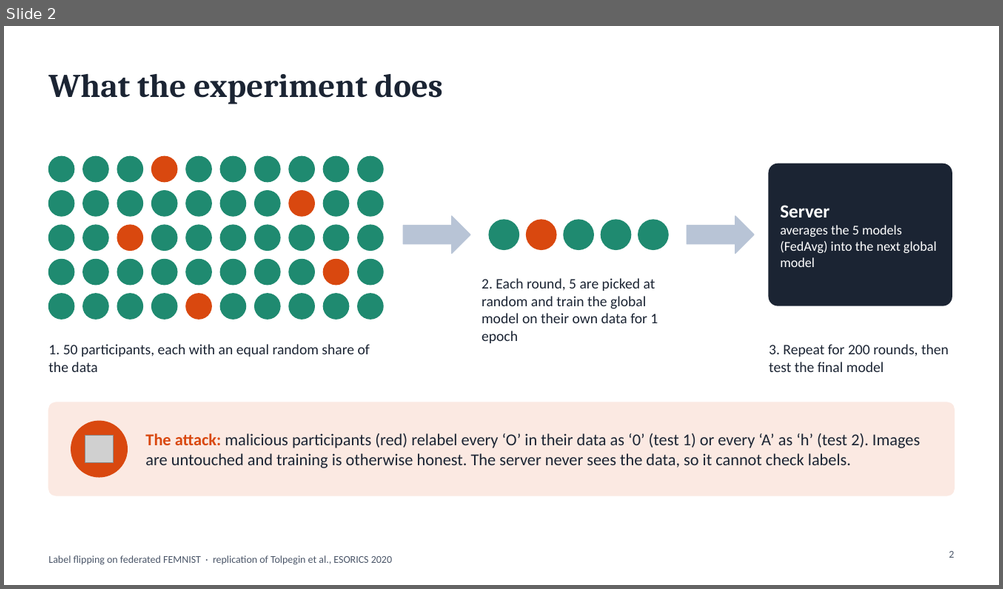
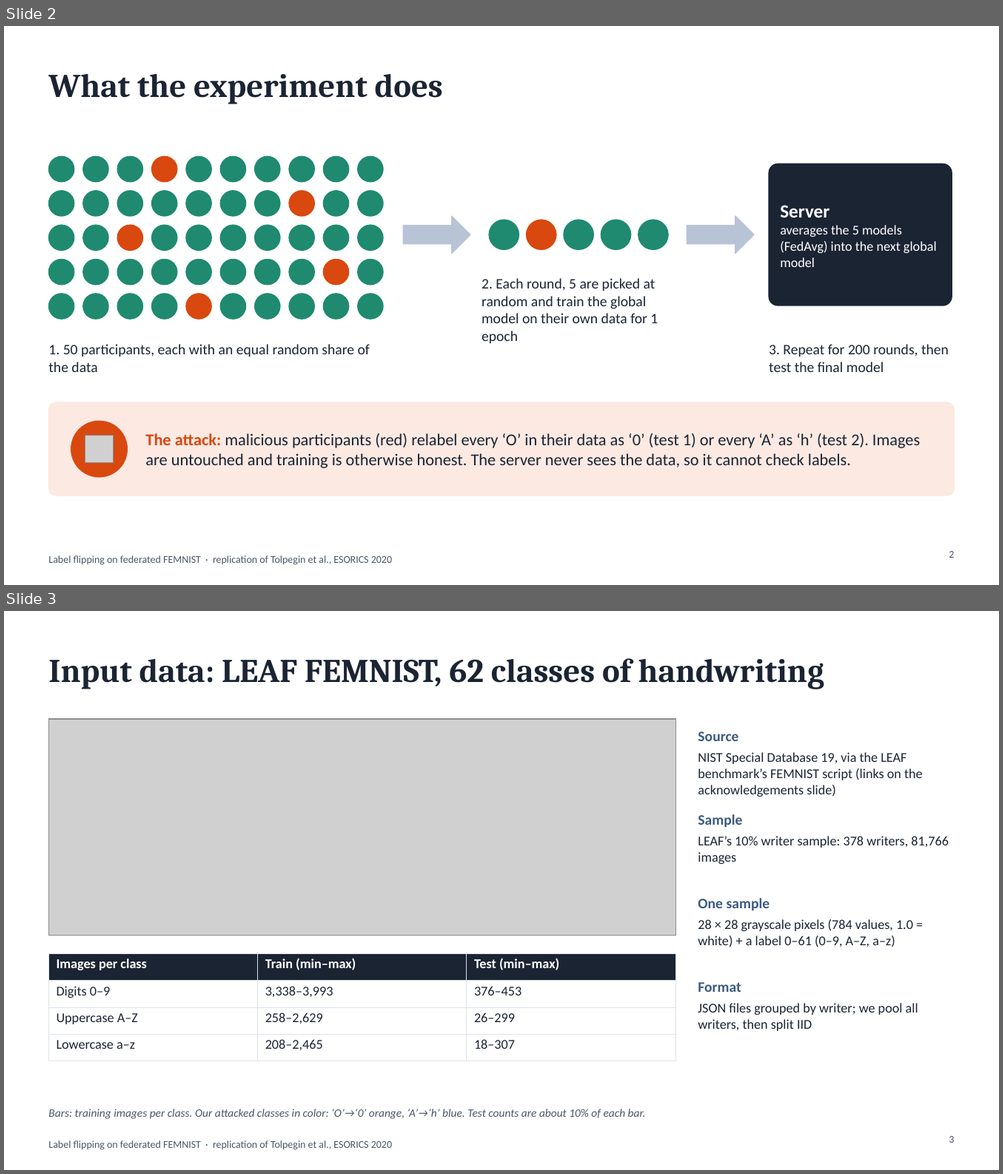
Before and after one commit to wetthamm/FederatedLearning, a slide deck: writeup/FEMNIST_label_flipping.pptx. Shown one above the other, each under a label of ours: slide 2 before the commit, slides 2 and 3 after it. The pictures are 1003x589 and 1003x1174 pixels, drawn with LibreOffice and Linux fonts; fonts in the diff are those of the drawing; grey boxes stand for pictures. Boxes give left, top, right and bottom in pixels: in the first picture for what was removed or moved away, otherwise in the second. Text is boxed around its words. In the diff, an @@ line names an element or a change of style, - is before the commit and + after.

```diff
--- a/writeup/FEMNIST_label_flipping.pptx
+++ b/writeup/FEMNIST_label_flipping.pptx
@@ slide 3 added at bbox=[4, 611, 999, 1170], background #FFFFFF; not listed: 1 template element that a slide beside it also shows @@
@@ title added at bbox=[48, 658, 824, 689], 32 pt, text #1B2433, bold @@
+Input data: LEAF FEMNIST, 62 classes of handwriting
@@ picture added at bbox=[48, 719, 675, 936] @@
@@ text added at bbox=[697, 732, 738, 741], 14 pt, text #3D5A80, bold @@
+Source
@@ text added at bbox=[697, 752, 922, 797], 13 pt, text #1B2433 @@
+NIST Special Database 19, via the LEAF benchmark’s FEMNIST script (links on the acknowledgements slide)
@@ text added at bbox=[697, 815, 742, 827], 14 pt, text #3D5A80, bold @@
+Sample
@@ text added at bbox=[697, 836, 948, 864], 13 pt, text #1B2433 @@
+LEAF’s 10% writer sample: 378 writers, 81,766 images
@@ text added at bbox=[697, 898, 770, 911], 14 pt, text #3D5A80, bold @@
+One sample
@@ text added at bbox=[697, 920, 913, 948], 13 pt, text #1B2433 @@
+28 × 28 grayscale pixels (784 values, 1.0 = white) + a label 0–61 (0–9, A–Z, a–z)
@@ table added at bbox=[48, 954, 675, 1054], 4 rows, 3 columns @@
+Images per class | Train (min–max) | Test (min–max)
+Digits 0–9 | 3,338–3,993 | 376–453
+Uppercase A–Z | 258–2,629 | 26–299
+Lowercase a–z | 208–2,465 | 18–307
@@ text added at bbox=[697, 982, 741, 992], 14 pt, text #3D5A80, bold @@
+Format
@@ text added at bbox=[697, 1003, 918, 1031], 13 pt, text #1B2433 @@
+JSON files grouped by writer; we pool all writers, then split IID
@@ text added at bbox=[48, 1109, 646, 1119], 11 pt, text #4A5568, italic @@
+Bars: training images per class. Our attacked classes in color: ‘O’→‘0’ orange, ‘A’→‘h’ blue. Test counts are about 10% of each bar.
@@ page number added at bbox=[948, 1136, 953, 1143], 10 pt, text #4A5568 @@
+3
```
Also in this commit, not shown: 10 other slides added, 27 other files.
